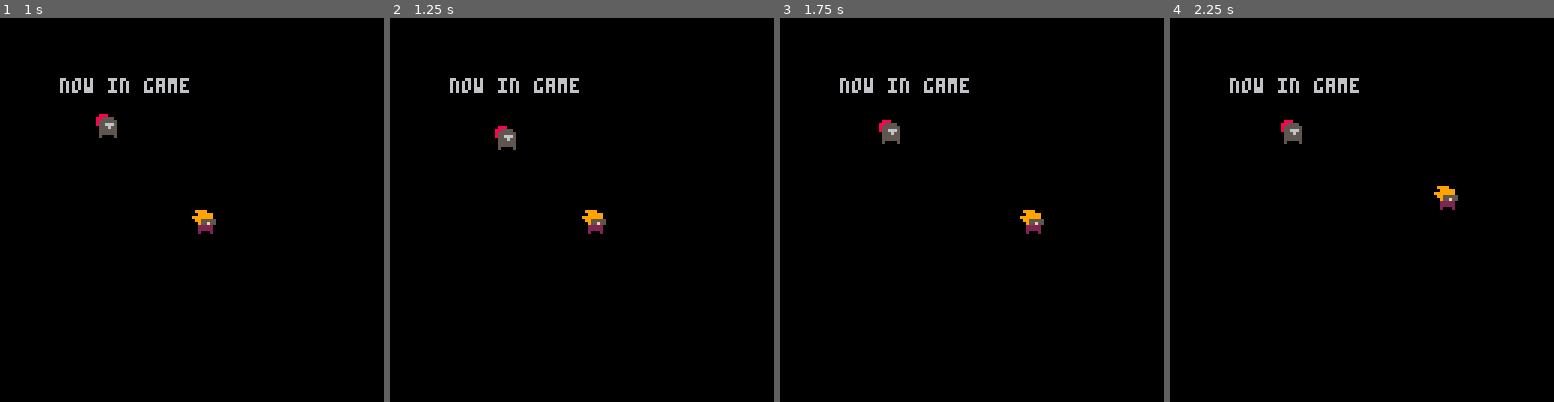
Above: before the commit, frames 1-4 (left to right).
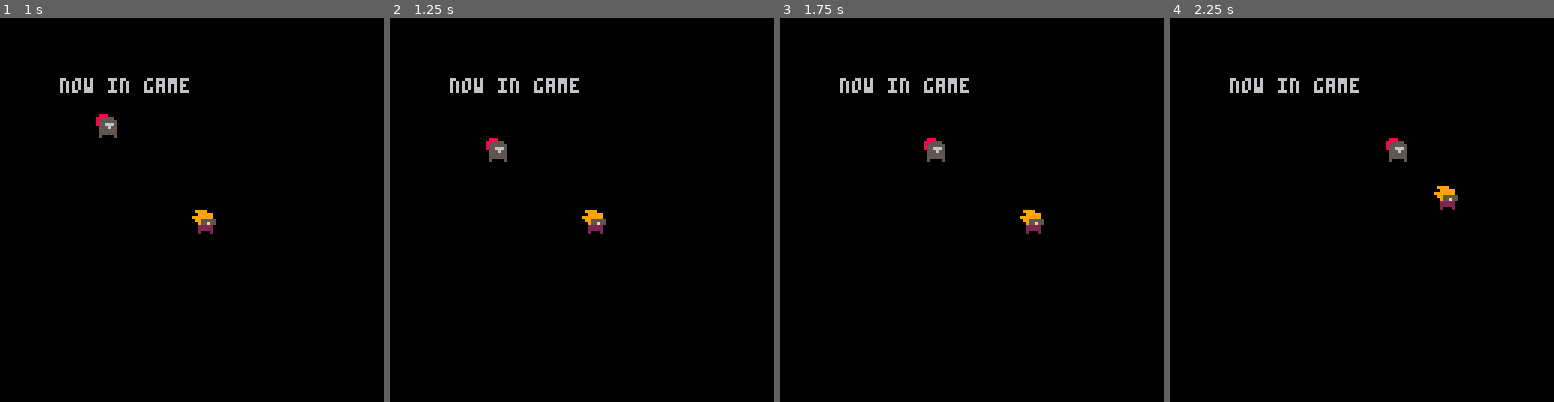
Above: after the commit, the same moments.

Repository: Braxmaster/Gamejam3012
Game: PICO-8 cartridge game.p8
Two runs of this game, one before a commit and one after it. Both use one fixed random seed, a clock stepped at 60 frames per second and the inputs below.
Inputs:
- Up to frame 1 (1 s): tap X (X key) at 0.33 s; tap O (Z key) at 0.7 s
- Up to frame 2 (1.25 s): tap X (X key) at 1.07 s
- Up to frame 3 (1.75 s): hold Right from 1.6 s (still down); tap O (Z key) at 1.7 s
- Up to frame 4 (2.25 s): tap X (X key) at 1.85 s; release Right at 2.1 s; tap O (Z key) at 2.1 s; hold Up from 2.15 s (still down)

Frame 1 is identical in both runs. In frame 2, 0.5% of the frame differs, in the area x 25-33%, y 28-38%; in frame 3, 0.5%, in the area x 25-43%, y 26-38%; in frame 4, 0.5%.

Commit message:
enemy follows player

Diff:
--- a/game.p8
+++ b/game.p8
@@ -77,8 +77,13 @@
 end
 
 function update_enemy(enemy)
-  enemy.x += rnd(2)*8 - 8
-  enemy.y += rnd(2)*8 - 8
+  x_dist = player.x - enemy.x
+  y_dist = player.y - enemy.y
+  if abs(x_dist) > abs(y_dist) then
+    if x_dist > 0 then enemy.x += 8 else enemy.x -= 8 end
+  else
+    if y_dist > 0 then enemy.y += 8 else enemy.y -= 8 end
+  end
 end
 
 function update_menu()
